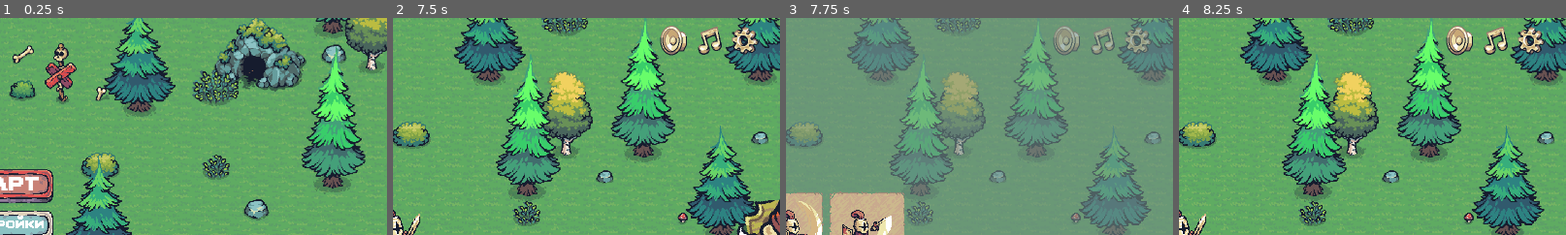
Above: before the commit, frames 1-4 (left to right).
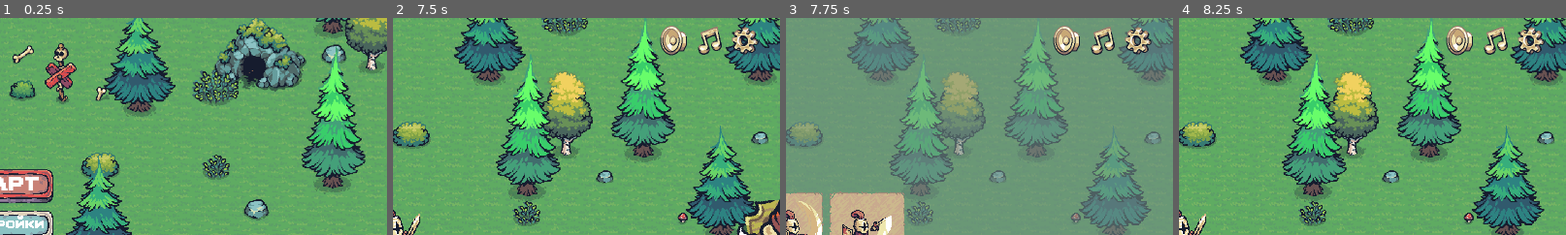
Above: after the commit, the same moments.

Repository: darkicestormteam/Fgame
Game: Godot game, scene res://scenes/mainmenu.tscn
The game is run twice, just before and just after one commit, with the same random seed, the same clock (stepped at 60 frames per second) and the same inputs.
Inputs (mouse positions are % of the whole screen's width and height, from its top left):
- Up to frame 1 (0.25 s): no input
- Up to frame 2 (7.5 s): click "старт" at 0.5 s; click "старт" at 1.25 s; tap Enter at 2 s; hold D (move_right) 2.03-2.78 s; hold S (move_down) 2.78-3.53 s; hold D (move_right) 3.53-4.28 s; hold W (move_up) 4.28-5.03 s; hold A (move_left) 5.03-6.53 s; tap Escape at 5.65 s; tap Space at 6.5 s; hold S (move_down) 6.53-7.28 s; hold D (move_right) from 7.28 s (still down)
- Up to frame 3 (7.75 s): keep holding D (move_right)
- Up to frame 4 (8.25 s): release D (move_right) at 8 s; click (39, 50) at 8 s
The pictures show only the part of the screen within x 50-100%, y 1-51%; the shares and areas given below are measured in that part.

Frames 1-2 are identical in both runs. In frame 3, 1.7% of the frame differs, in the area x 69-95%, y 3-18%; in frame 4, nothing differs.

Commit message:
Title: Add ESC key visibility toggle for MarginContainer3 in GameMenu
Key features implemented:
- Modified script/gamemenu.gd to add margin_container3 reference for controlling visibility
- Implemented _input handler to detect ESC key presses and show MarginContainer3
- Updated ESC key logic to call _on_settings1_pressed() and make MarginContainer3 visible
- Added process mode always to ensure input handling works during pause

The changes integrate ESC key handling with the existing pause menu system, ensuring proper visibility control of UI elements when the spell selection menu is active.

Diff:
--- a/script/gamemenu.gd
+++ b/script/gamemenu.gd
@@ -25,6 +25,7 @@
 @onready var settings1_button: TextureButton = $MarginContainer3/HBoxContainer/settings1
 @onready var settings_container: MarginContainer = $MarginContainer
 @onready var settings2_container: MarginContainer = $MarginContainer2 # Контейнер настроек (MarginContainer2)
+@onready var margin_container3: MarginContainer = $MarginContainer3
 @onready var sound_mute_sprite: Sprite2D = $MarginContainer3/HBoxContainer/sound1/Sprite2D
 @onready var music_mute_sprite: Sprite2D = $MarginContainer3/HBoxContainer/music1/Sprite2D2
 @onready var full_screen_toggle = $MarginContainer2/VBoxContainer/FullScreen
@@ -202,6 +203,8 @@
 
 				# Вызываем функцию нажатия на кнопку settings1
 				_on_settings1_pressed()
+				# Показываем MarginContainer3 при нажатии Esc
+				margin_container3.visible = true
 				# "Поглощаем" событие, чтобы оно не обрабатывалось дальше (опционально)
 				get_viewport().set_input_as_handled()
 
Not shown, changed: .gitignore
